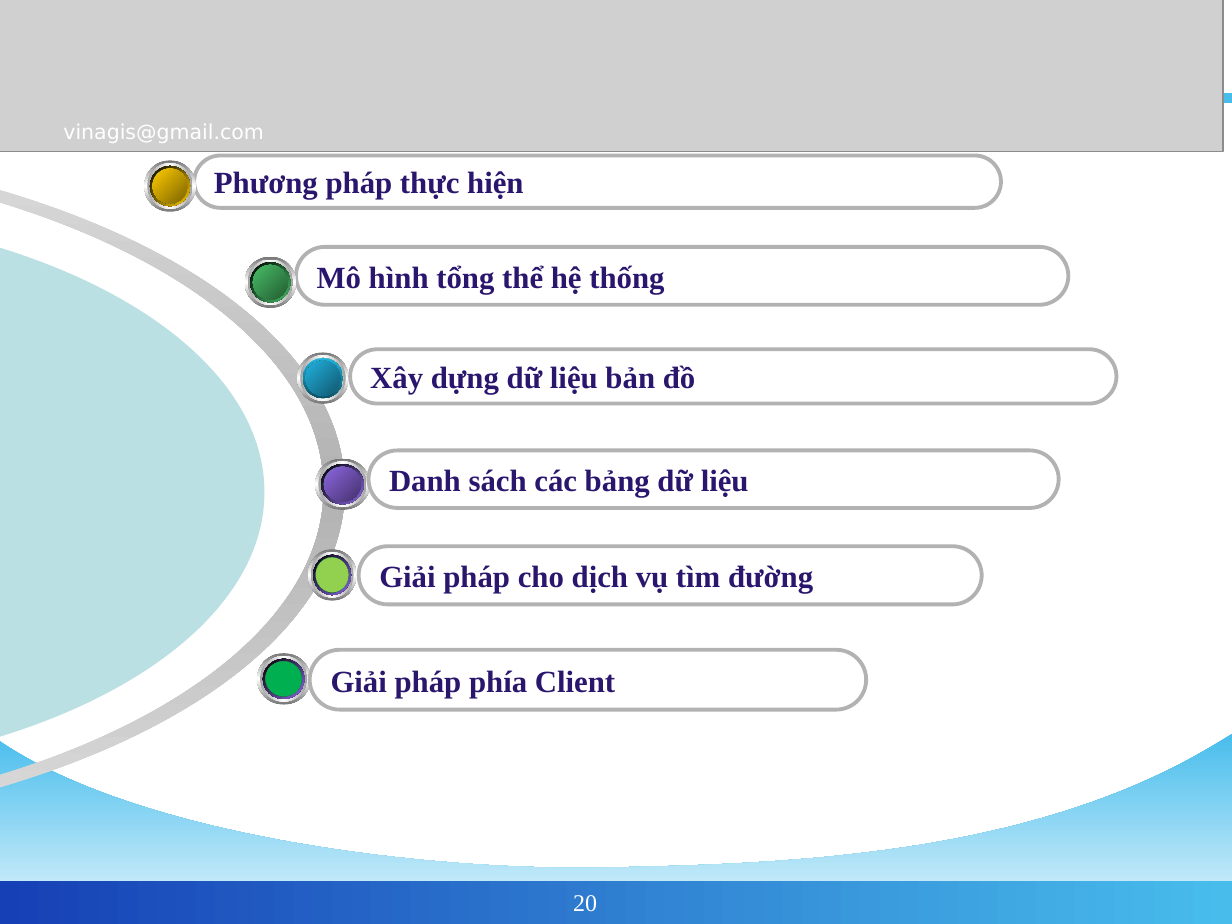
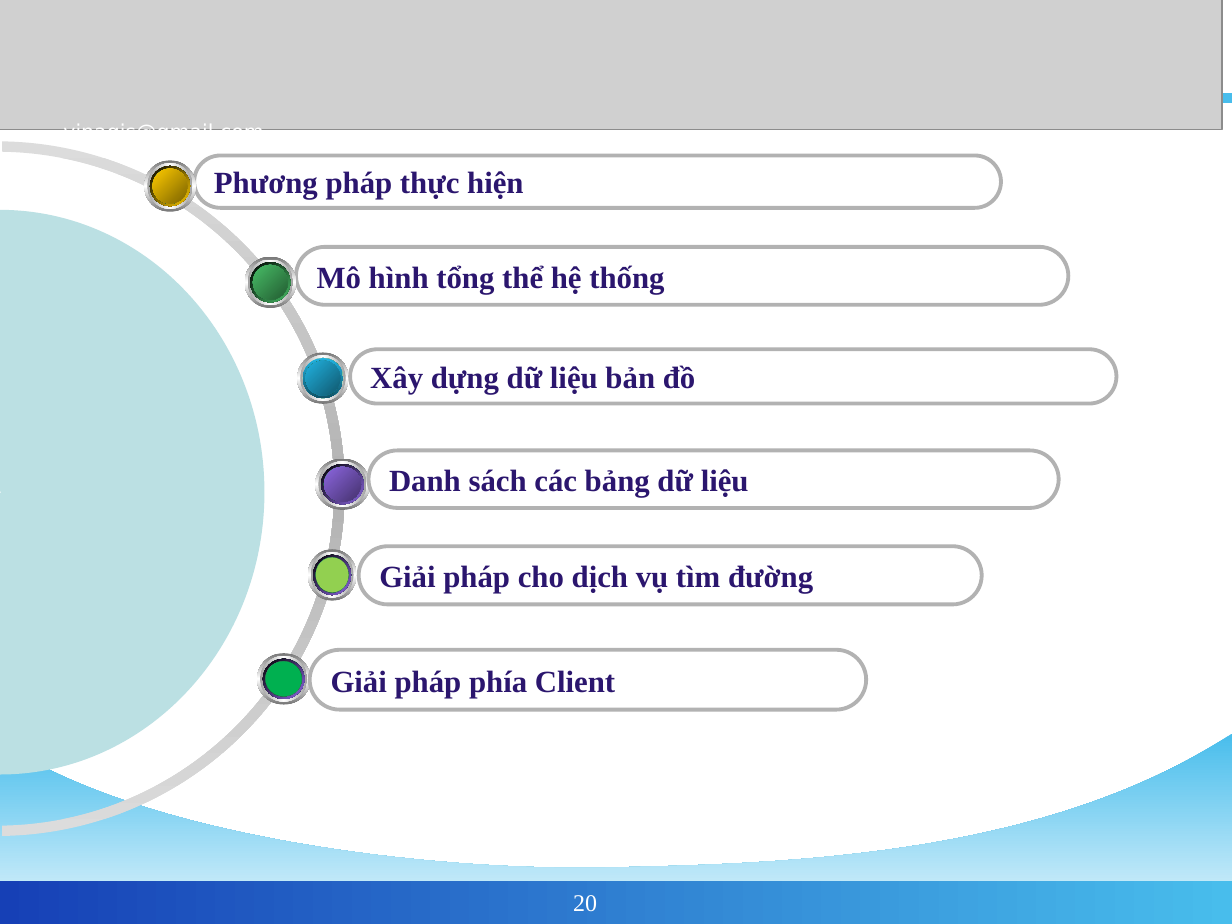
Before and after one commit to phamngsinh/cantho-webgis, a slide deck: slide 20 of Document/Bao Cao/BaoCaoLuanVan2.ppt. Drawn at 1232x924 pixels with LibreOffice and Linux fonts; fonts in the diff are those of the drawing; grey boxes stand for pictures; background and template pictures are left out. Boxes give left, top, right and bottom in pixels: in the first picture for what was removed or moved away, otherwise in the second. Text is boxed around its words. In the diff, an @@ line names an element or a change of style, - is before the commit and + after.

```diff
--- a/Document/Bao Cao/BaoCaoLuanVan2.ppt
+++ b/Document/Bao Cao/BaoCaoLuanVan2.ppt
@@ picture: place and size @@
-picture at <box>0,0,1223,153</box>
+picture at <box>0,0,1222,129</box>
@@ freeform shape at <box>0,141,344,836</box>: outline redrawn @@
@@ freeform shape at <box>0,211,265,775</box>: outline redrawn @@
```
Also in this commit, not shown: 28 other slides changed.
